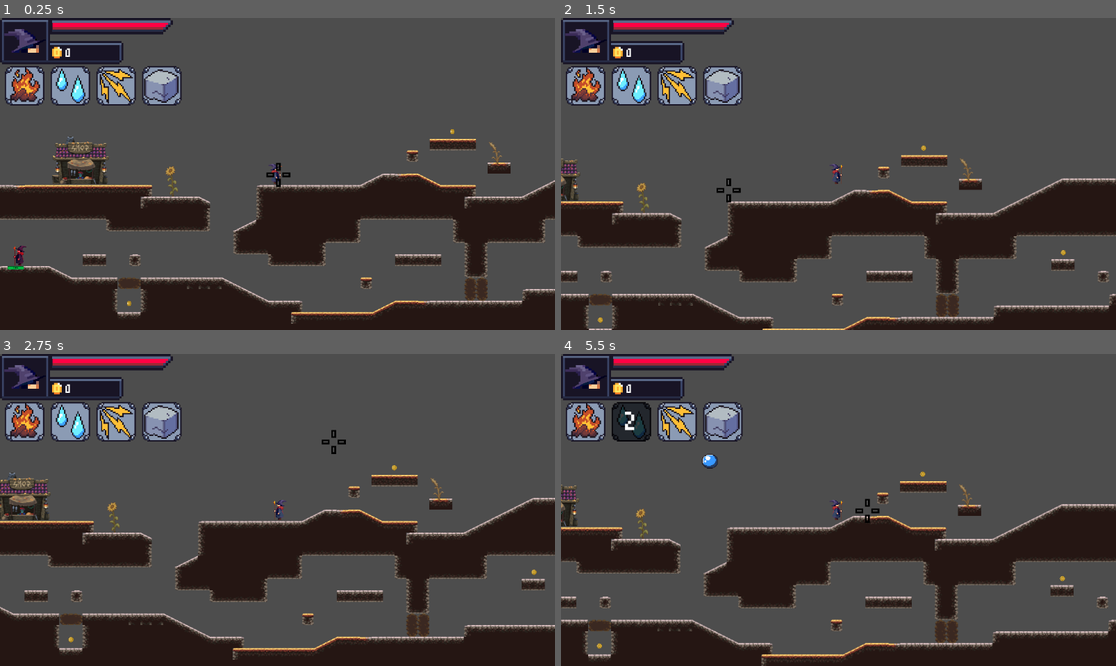
Above: before the commit, frames 1-4 (two rows, left to right).
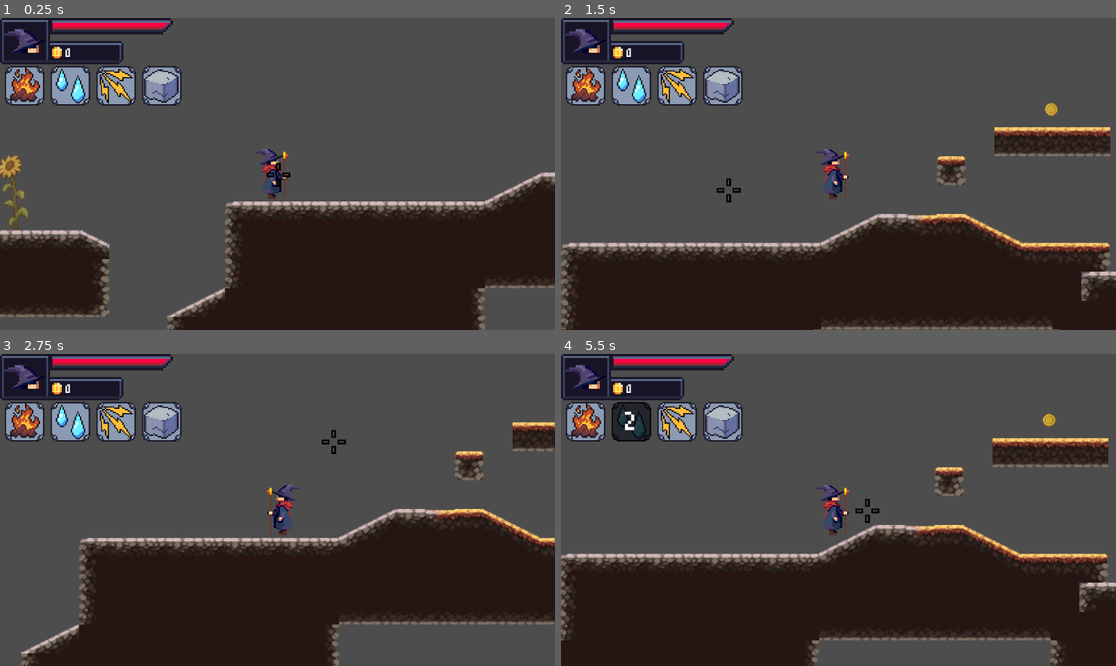
Above: after the commit, the same moments.

Repository: KyattPL/krolestwo-chorona
Game: Godot game, scene res://Scenes/Level1/level_1.tscn
The game is run twice, just before and just after one commit, with the same random seed, the same clock (stepped at 60 frames per second) and the same inputs. The engine's default icon, where the game draws it, is replaced by a stand-in: a white triangle on a blue panel in a dark square.
Inputs (mouse positions are in pixels of both pictures, inside the frame that each line leads up to):
- Up to frame 1 (0.25 s): no input
- Up to frame 2 (1.5 s): move the mouse to (960, 158) at 0.52 s; hold Right (move_right) from 0.53 s (still down); tap 4 (select_earth) at 0.6 s; tap Space (jump) at 0.77 s; move the mouse to (727, 189) at 1.27 s; tap 1 (select_fire) at 1.35 s
- Up to frame 3 (2.75 s): tap Space (jump) at 1.52 s; move the mouse to (333, 441) at 2.02 s; release Right (move_right) at 2.03 s; hold Left (move_left) from 2.03 s (still down); tap 3 (select_lightning) at 2.1 s
- Up to frame 4 (5.5 s): move the mouse to (810, 572) at 2.77 s; release Left (move_left) at 2.78 s; hold Right (move_right) 2.78-4.28 s; tap 2 (select_water) at 2.85 s; tap Space (jump) at 3.02, 3.77, 4.52 s; move the mouse to (1005, 556) at 3.52 s; hold Shift (shield) 3.53-4.28 s; tap Enter at 4.25 s; move the mouse to (672, 463) at 4.27 s; hold Left (move_left) 4.28-5.03 s; click (672, 463) at 4.35 s; move the mouse to (866, 510) at 5.02 s; hold Right (move_right) from 5.03 s (still down); tap 4 (select_earth) at 5.1 s

The runs differ from the first frame. In frame 1, 30% of the frame differs, in the area x 0-100%, y 35-100%; in frame 2, 35%; in frame 3, 33%; in frame 4, 35%, in the area x 0-100%, y 19-100%.

Commit message:
Revert "Changed bullets textures"
This reverts commit 7a1d10385cb6f5d192e09b75bf46e1a1c71a92c4.

Diff:
--- a/Scenes/Enemy/enemy_basic_bullet.tscn
+++ b/Scenes/Enemy/enemy_basic_bullet.tscn
@@ -1,33 +1,32 @@
 [gd_scene load_steps=5 format=3 uid="uid://b4uprsp8koujh"]
 
 [ext_resource type="Script" path="res://Scenes/Enemy/enemy_basic_bullet.gd" id="1_0seo7"]
-[ext_resource type="Texture2D" uid="uid://cm3502mil7xqm" path="res://Assets/bullets/regularSpell.png" id="2_i8qmx"]
+[ext_resource type="Texture2D" uid="uid://bfhvtjkfmikf3" path="res://icon.svg" id="1_27dqo"]
 
 [sub_resource type="SpriteFrames" id="SpriteFrames_4yr6e"]
 animations = [{
 "frames": [{
 "duration": 1.0,
-"texture": ExtResource("2_i8qmx")
+"texture": ExtResource("1_27dqo")
 }],
 "loop": true,
 "name": &"default",
 "speed": 5.0
 }]
 
-[sub_resource type="CircleShape2D" id="CircleShape2D_tb1xq"]
-radius = 80.5621
+[sub_resource type="RectangleShape2D" id="RectangleShape2D_im30u"]
+size = Vector2(128, 127)
 
 [node name="EnemyBasicBullet" type="CharacterBody2D"]
+scale = Vector2(0.25, 0.25)
 collision_layer = 16
 collision_mask = 3
 script = ExtResource("1_0seo7")
 
 [node name="Sprite2D" type="AnimatedSprite2D" parent="."]
 modulate = Color(0.0980392, 0.0627451, 0.00392157, 1)
-position = Vector2(-1.19209e-07, -1.75001)
-scale = Vector2(0.603516, 0.603516)
 sprite_frames = SubResource("SpriteFrames_4yr6e")
 
 [node name="CollisionShape2D" type="CollisionShape2D" parent="."]
 position = Vector2(0, 0.5)
-shape = SubResource("CircleShape2D_tb1xq")
+shape = SubResource("RectangleShape2D_im30u")
--- a/Scenes/Player/player.tscn
+++ b/Scenes/Player/player.tscn
@@ -92,7 +92,8 @@
 [node name="AnimationPlayer" type="AnimationPlayer" parent="Player"]
 
 [node name="Camera2D" type="Camera2D" parent="Player"]
-limit_left = -10
+zoom = Vector2(2.5, 2.5)
+limit_left = 0
 
 [node name="CanvasLayer" type="CanvasLayer" parent="."]
 
--- a/Scenes/Spells/EarthSpell/earth_spell.tscn
+++ b/Scenes/Spells/EarthSpell/earth_spell.tscn
@@ -1,13 +1,13 @@
 [gd_scene load_steps=5 format=3 uid="uid://cp8s8pdcgakky"]
 
 [ext_resource type="Script" path="res://Scenes/Spells/EarthSpell/earth_spell.gd" id="1_tsmeg"]
-[ext_resource type="Texture2D" uid="uid://cu2tb6dv7ud5l" path="res://Assets/bullets/earthSpell.png" id="2_dcv5m"]
+[ext_resource type="Texture2D" uid="uid://bfhvtjkfmikf3" path="res://icon.svg" id="2_ibkig"]
 
 [sub_resource type="SpriteFrames" id="SpriteFrames_0diyn"]
 animations = [{
 "frames": [{
 "duration": 1.0,
-"texture": ExtResource("2_dcv5m")
+"texture": ExtResource("2_ibkig")
 }],
 "loop": true,
 "name": &"default",
@@ -23,8 +23,7 @@
 script = ExtResource("1_tsmeg")
 
 [node name="AnimatedSprite2D" type="AnimatedSprite2D" parent="."]
-position = Vector2(7.62939e-06, 7.62939e-06)
-scale = Vector2(0.480469, 0.480469)
+modulate = Color(0.219608, 0.898039, 0, 1)
 sprite_frames = SubResource("SpriteFrames_0diyn")
 
 [node name="CollisionShape2D" type="CollisionShape2D" parent="."]
--- a/Scenes/Spells/FireSpell/fire_spell.tscn
+++ b/Scenes/Spells/FireSpell/fire_spell.tscn
@@ -1,13 +1,13 @@
 [gd_scene load_steps=5 format=3 uid="uid://w6c44mseldyw"]
 
 [ext_resource type="Script" path="res://Scenes/Spells/FireSpell/fire_spell.gd" id="1_awrbm"]
-[ext_resource type="Texture2D" uid="uid://cuvqiuvrsy0i3" path="res://Assets/bullets/fireSpell.png" id="2_vjwrc"]
+[ext_resource type="Texture2D" uid="uid://bfhvtjkfmikf3" path="res://icon.svg" id="2_ogn6x"]
 
 [sub_resource type="SpriteFrames" id="SpriteFrames_rpiuo"]
 animations = [{
 "frames": [{
 "duration": 1.0,
-"texture": ExtResource("2_vjwrc")
+"texture": ExtResource("2_ogn6x")
 }],
 "loop": true,
 "name": &"default",
@@ -23,8 +23,7 @@
 script = ExtResource("1_awrbm")
 
 [node name="AnimatedSprite2D" type="AnimatedSprite2D" parent="."]
-position = Vector2(-1, 1)
-scale = Vector2(0.478516, 0.478516)
+modulate = Color(0.980392, 0, 0.0980392, 1)
 sprite_frames = SubResource("SpriteFrames_rpiuo")
 
 [node name="CollisionShape2D" type="CollisionShape2D" parent="."]
--- a/Scenes/Spells/LightningSpell/lightning_spell.tscn
+++ b/Scenes/Spells/LightningSpell/lightning_spell.tscn
@@ -1,13 +1,13 @@
 [gd_scene load_steps=5 format=3 uid="uid://h4no2tr0ic6e"]
 
 [ext_resource type="Script" path="res://Scenes/Spells/LightningSpell/lightning_spell.gd" id="1_0ugku"]
-[ext_resource type="Texture2D" uid="uid://f1c6wqv0npfn" path="res://Assets/bullets/lightningSpell.png" id="2_wa15u"]
+[ext_resource type="Texture2D" uid="uid://bfhvtjkfmikf3" path="res://icon.svg" id="2_byl35"]
 
 [sub_resource type="SpriteFrames" id="SpriteFrames_ku6nb"]
 animations = [{
 "frames": [{
 "duration": 1.0,
-"texture": ExtResource("2_wa15u")
+"texture": ExtResource("2_byl35")
 }],
 "loop": true,
 "name": &"default",
@@ -23,7 +23,7 @@
 script = ExtResource("1_0ugku")
 
 [node name="AnimatedSprite2D" type="AnimatedSprite2D" parent="."]
-scale = Vector2(0.494141, 0.494141)
+modulate = Color(0.803922, 0, 0.929412, 1)
 sprite_frames = SubResource("SpriteFrames_ku6nb")
 
 [node name="CollisionShape2D" type="CollisionShape2D" parent="."]
--- a/Scenes/Spells/NormalSpell/normal_spell.tscn
+++ b/Scenes/Spells/NormalSpell/normal_spell.tscn
@@ -1,13 +1,13 @@
 [gd_scene load_steps=5 format=3 uid="uid://db525qryedno2"]
 
 [ext_resource type="Script" path="res://Scenes/Spells/NormalSpell/normal_spell.gd" id="1_lcad5"]
-[ext_resource type="Texture2D" uid="uid://cm3502mil7xqm" path="res://Assets/bullets/regularSpell.png" id="2_3kqi7"]
+[ext_resource type="Texture2D" uid="uid://bfhvtjkfmikf3" path="res://icon.svg" id="2_siio8"]
 
 [sub_resource type="SpriteFrames" id="SpriteFrames_1sgft"]
 animations = [{
 "frames": [{
 "duration": 1.0,
-"texture": ExtResource("2_3kqi7")
+"texture": ExtResource("2_siio8")
 }],
 "loop": true,
 "name": &"default",
@@ -23,8 +23,6 @@
 script = ExtResource("1_lcad5")
 
 [node name="AnimatedSprite2D" type="AnimatedSprite2D" parent="."]
-position = Vector2(0, 1)
-scale = Vector2(0.494141, 0.494141)
 sprite_frames = SubResource("SpriteFrames_1sgft")
 
 [node name="CollisionShape2D" type="CollisionShape2D" parent="."]
--- a/Scenes/Spells/WaterSpell/water_spell.tscn
+++ b/Scenes/Spells/WaterSpell/water_spell.tscn
@@ -1,13 +1,13 @@
 [gd_scene load_steps=5 format=3 uid="uid://c66gymaw873n7"]
 
 [ext_resource type="Script" path="res://Scenes/Spells/WaterSpell/water_spell.gd" id="1_f2g00"]
-[ext_resource type="Texture2D" uid="uid://bkk817kir3s6j" path="res://Assets/bullets/waterSpell.png" id="2_bpv4n"]
+[ext_resource type="Texture2D" uid="uid://bfhvtjkfmikf3" path="res://icon.svg" id="1_jqqak"]
 
 [sub_resource type="SpriteFrames" id="SpriteFrames_1ekae"]
 animations = [{
 "frames": [{
 "duration": 1.0,
-"texture": ExtResource("2_bpv4n")
+"texture": ExtResource("1_jqqak")
 }],
 "loop": true,
 "name": &"default",
@@ -23,7 +23,7 @@
 script = ExtResource("1_f2g00")
 
 [node name="AnimatedSprite2D" type="AnimatedSprite2D" parent="."]
-scale = Vector2(0.505859, 0.505859)
+modulate = Color(0.254902, 0.47451, 1, 1)
 sprite_frames = SubResource("SpriteFrames_1ekae")
 
 [node name="CollisionShape2D" type="CollisionShape2D" parent="."]
--- a/Scenes/UI/HUD/hud.tscn
+++ b/Scenes/UI/HUD/hud.tscn
@@ -87,7 +87,6 @@
 texture = ExtResource("7_au50h")
 
 [node name="TextureRect" type="TextureRect" parent="HUD/Stats/FireSpellBox/FireSpellIcon"]
-layout_mode = 0
 offset_left = 18.75
 offset_top = 6.25
 offset_right = 274.75
Binary file removed: Assets/bullets/earthSpell.png
Not shown, removed: Assets/bullets/earthSpell.png.import
Binary file removed: Assets/bullets/fireSpell.png
Not shown, removed: Assets/bullets/fireSpell.png.import
Binary file removed: Assets/bullets/lightningSpell.png
Not shown, removed: Assets/bullets/lightningSpell.png.import
Binary file removed: Assets/bullets/regularSpell.png
Not shown, removed: Assets/bullets/regularSpell.png.import
Binary file removed: Assets/bullets/waterSpell.png
Not shown, removed: Assets/bullets/waterSpell.png.import
